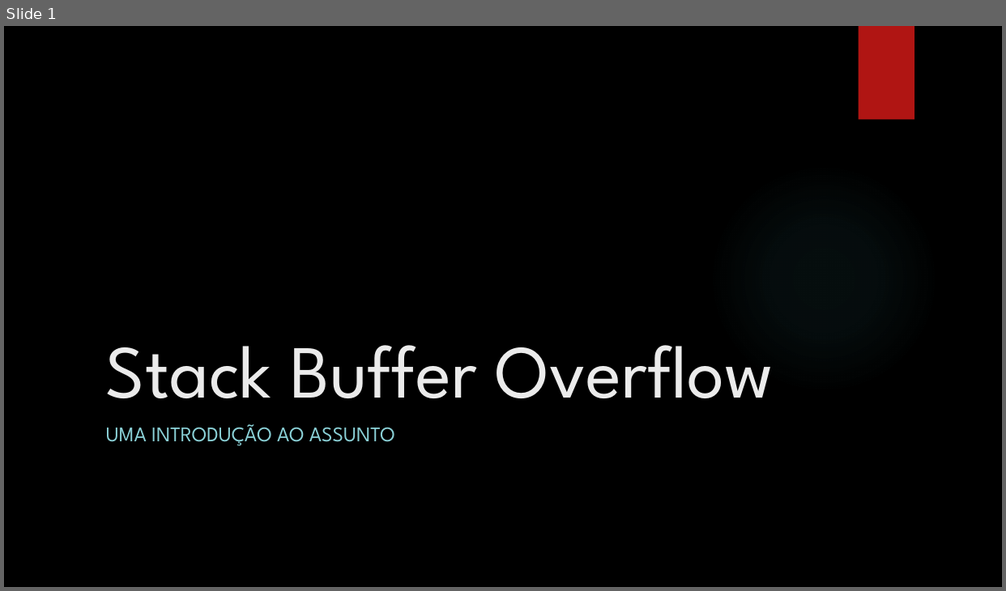
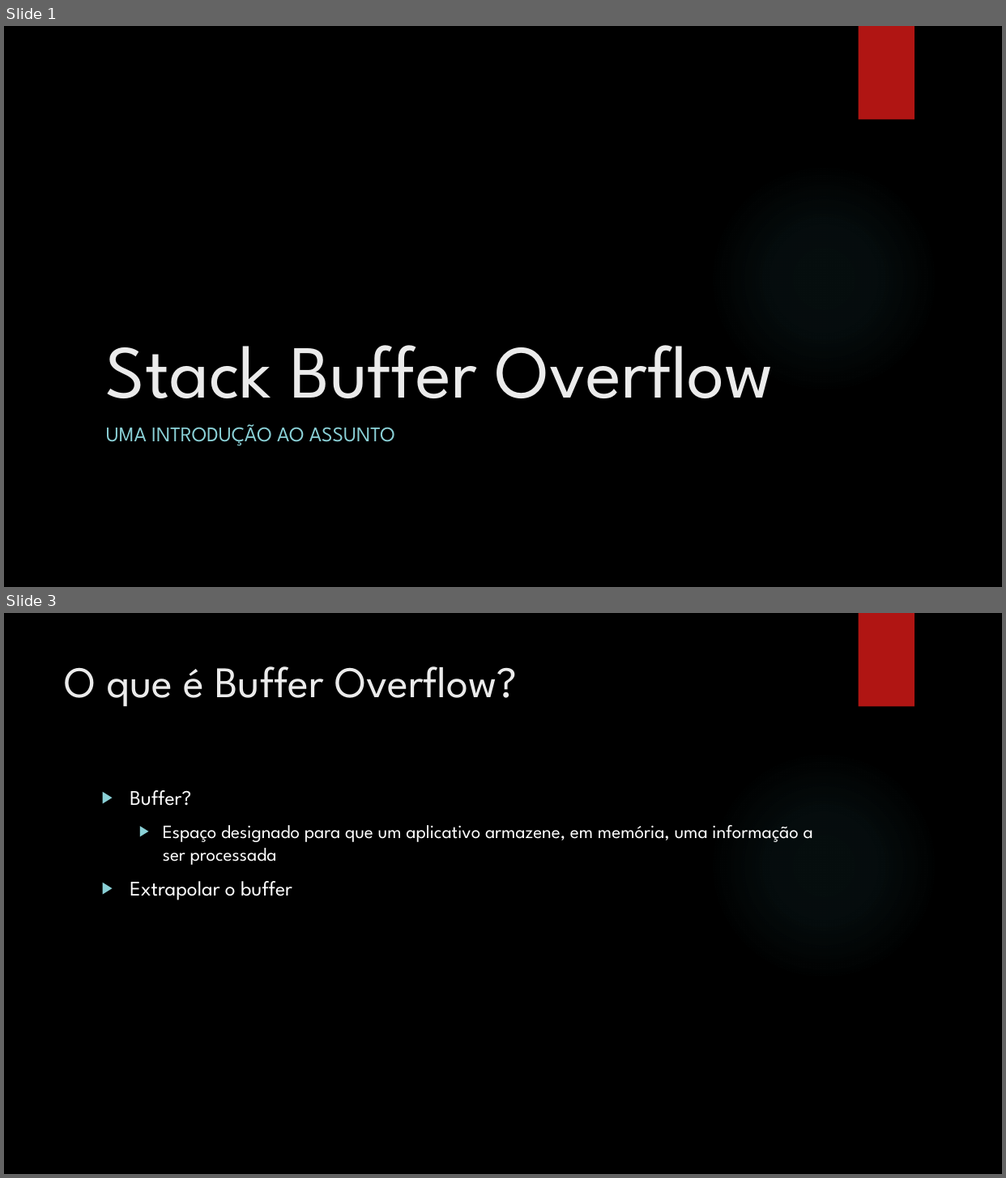
Before and after one commit to helviojunior/live_bufferoverflow, a slide deck: Buffer Overflow.pptx. Shown one above the other, each under a label of ours: slide 1 before the commit, slides 1 and 3 after it; the slides between them are not shown. The pictures are 1006x591 and 1006x1178 pixels, drawn with LibreOffice and Linux fonts; fonts in the diff are those of the drawing; background and template pictures are left out. Boxes give left, top, right and bottom in pixels: in the first picture for what was removed or moved away, otherwise in the second. Text is boxed around its words. In the diff, an @@ line names an element or a change of style, - is before the commit and + after.

```diff
--- a/Buffer Overflow.pptx
+++ b/Buffer Overflow.pptx
@@ slide 3 added at bbox=[4, 613, 1002, 1174], background picture (left out); not listed: 2 template elements that a slide beside it also shows @@
@@ title added at bbox=[65, 666, 517, 707], 42 pt, text #EBEBEB @@
+O que é Buffer Overflow?
@@ text added at bbox=[130, 790, 813, 901], 18 pt, text #FFFFFF @@
+▶ Buffer?
+  ▶ Espaço designado para que um aplicativo armazene, em memória, uma informação a ser processada
+▶ Extrapolar o buffer
```
Also in this commit, not shown: 6 other slides added, 1 other file.
